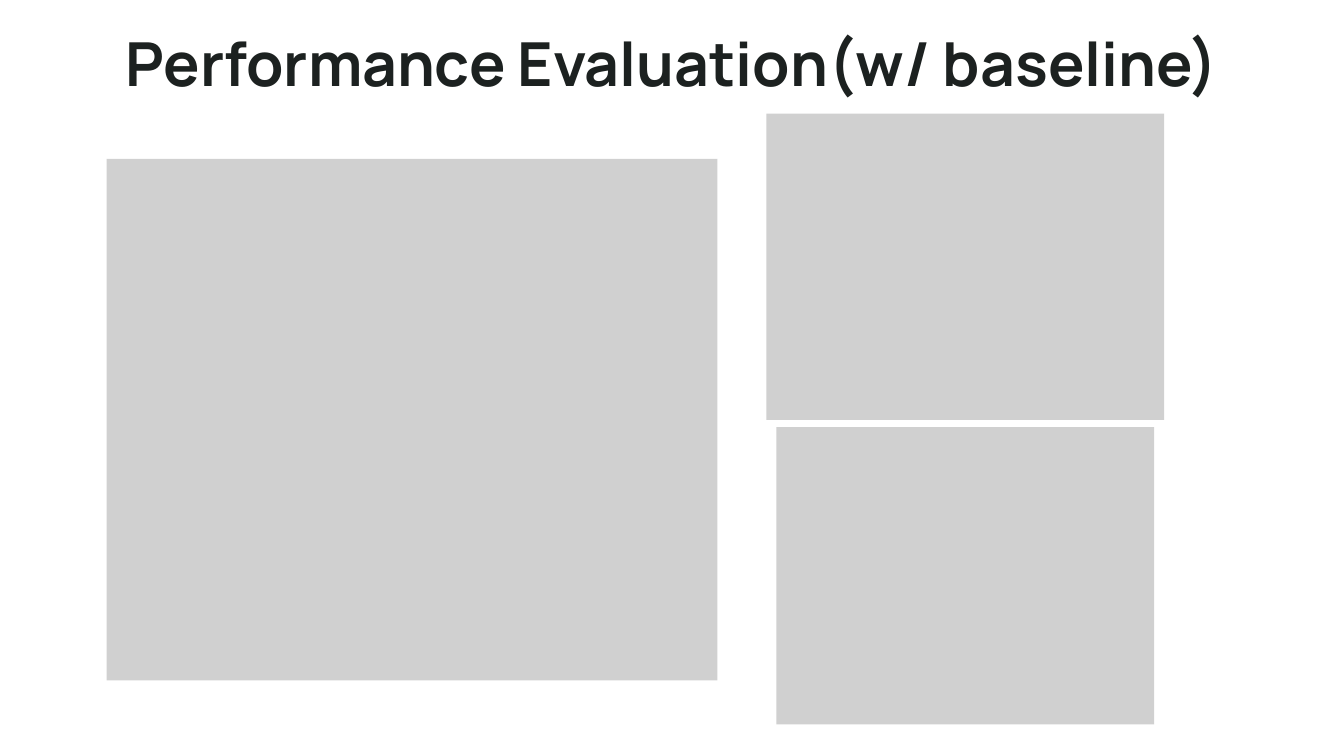
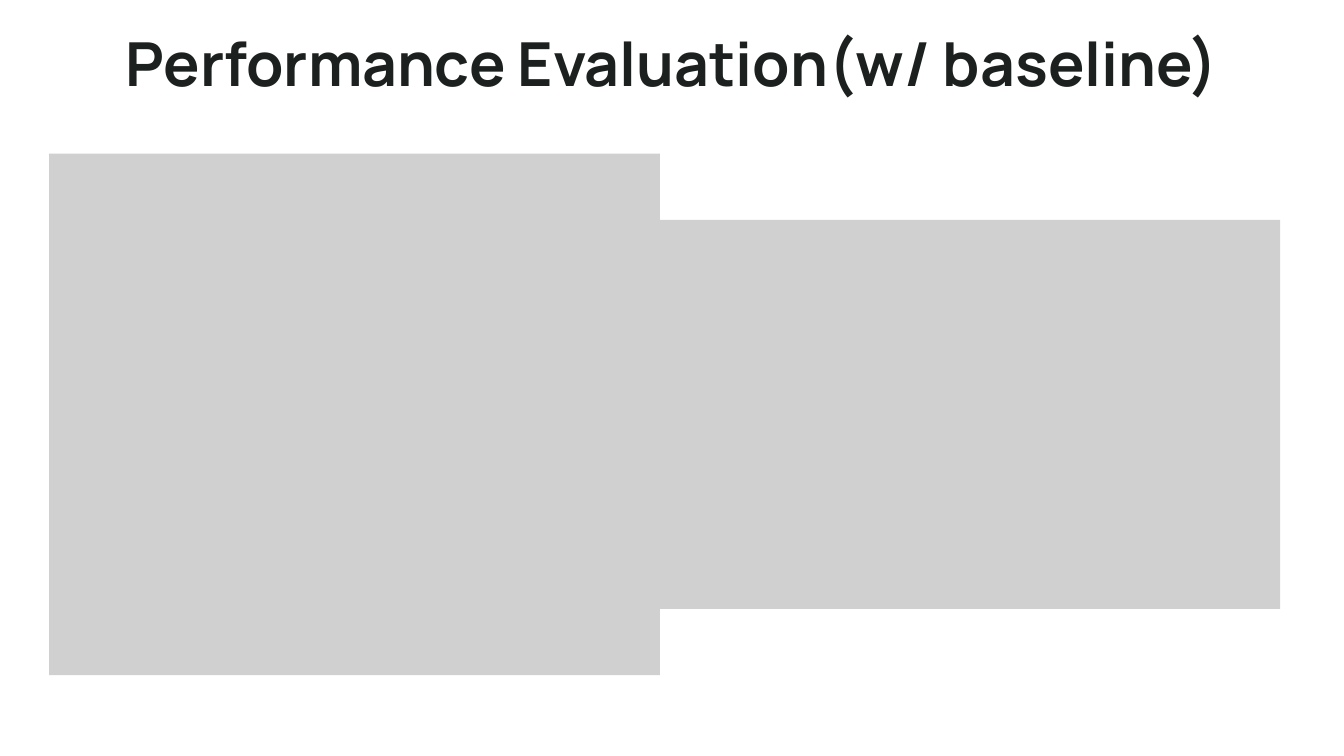
Before and after one commit to chihnara/empathetic-medchat, a slide deck: slide 6 of docs/demo.pptx. Drawn at 1344x756 pixels with LibreOffice and Linux fonts; fonts in the diff are those of the drawing; grey boxes stand for pictures. Boxes give left, top, right and bottom in pixels: in the first picture for what was removed or moved away, otherwise in the second. Text is boxed around its words. In the diff, an @@ line names an element or a change of style, - is before the commit and + after.

```diff
--- a/docs/demo.pptx
+++ b/docs/demo.pptx
@@ picture: place and size @@
-picture at bbox=[107, 159, 718, 681]
+picture at bbox=[49, 154, 660, 675]
@@ picture: place and size @@
-picture at bbox=[766, 114, 1164, 420]
+picture at bbox=[659, 220, 1280, 609]
@@ picture removed at bbox=[776, 427, 1154, 724] @@
```
Also in this commit, not shown: 9 other slides changed, 1 slide added, 2 other files.
